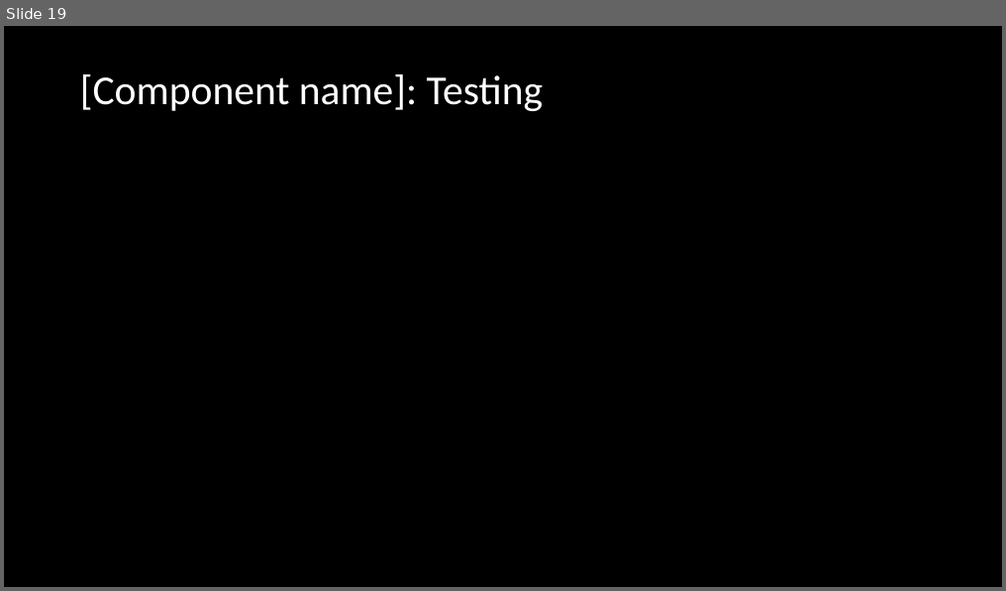
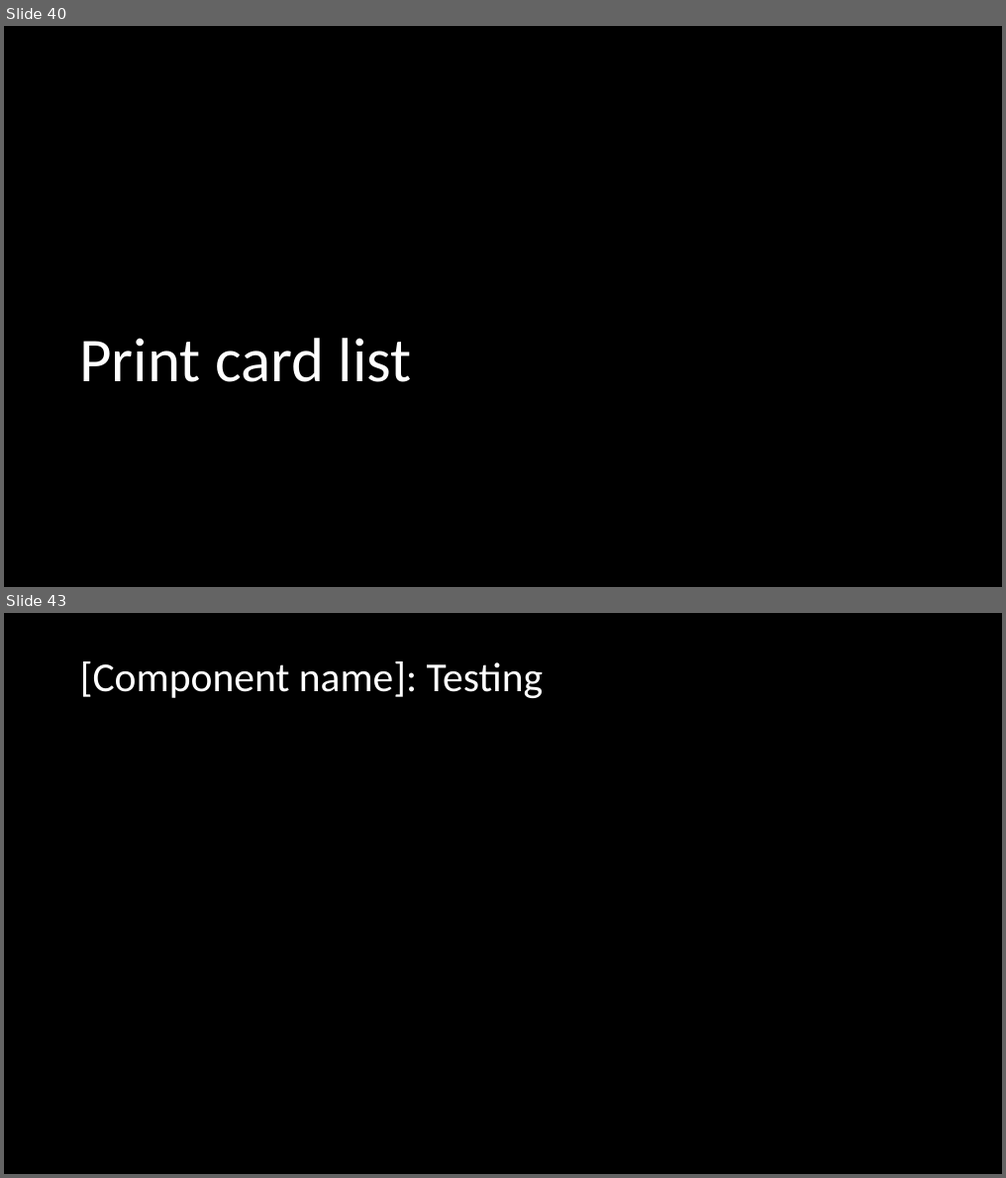
Before and after one commit to Joepapa101/2.7---2.8-Assessment, a slide deck: 2.7 and 2.8 Documentation Template.pptx. Shown one above the other, each under a label of ours: slide 19 before the commit, slides 40 and 43 after it; the slides between them are not shown. The pictures are 1006x591 and 1006x1178 pixels, drawn with LibreOffice and Linux fonts; fonts in the diff are those of the drawing. Boxes give left, top, right and bottom in pixels: in the first picture for what was removed or moved away, otherwise in the second. Text is boxed around its words. In the diff, an @@ line names an element or a change of style, - is before the commit and + after.

```diff
--- a/2.7 and 2.8 Documentation Template.pptx
+++ b/2.7 and 2.8 Documentation Template.pptx
@@ slide 40 added at <box>4,26,1002,587</box>, background #000000 @@
@@ title added at <box>79,338,412,382</box>, 60 pt, text #FFFFFF @@
+Print card list
@@ what was slide 19 is now slide 43 @@
```
Also in this commit, not shown: 5 slides changed, 24 other slides added, 1 slide removed, 10 other files.
